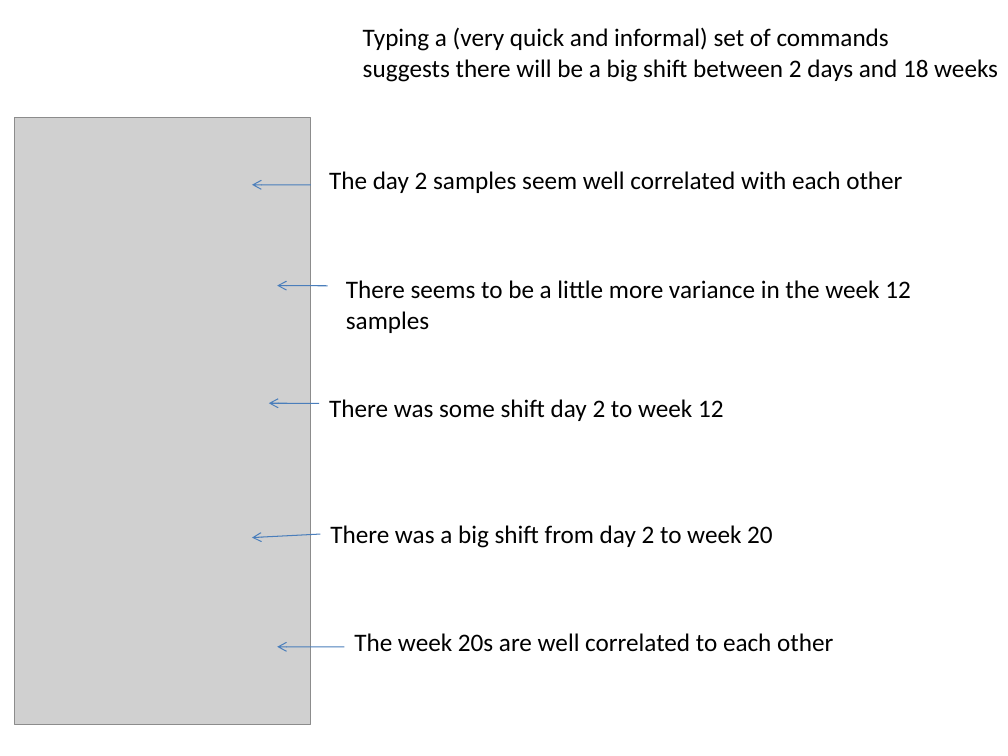
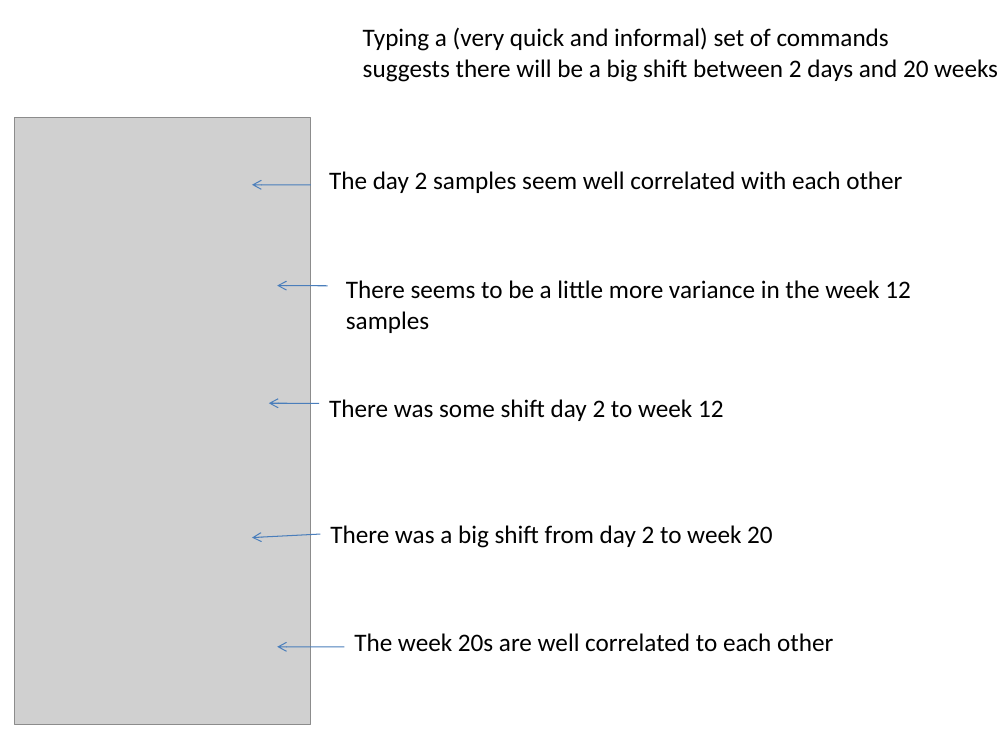
Before and after one commit to afodor/afodor.github.io, a slide deck: slide 22 of classes/stats2015/Lecture11.pptx. Drawn at 1008x756 pixels with LibreOffice and Linux fonts; fonts in the diff are those of the drawing; grey boxes stand for pictures. Boxes give left, top, right and bottom in pixels: in the first picture for what was removed or moved away, otherwise in the second. Text is boxed around its words. In the diff, an @@ line names an element or a change of style, - is before the commit and + after.

```diff
--- a/classes/stats2015/Lecture11.pptx
+++ b/classes/stats2015/Lecture11.pptx
@@ text at bbox=[363, 59, 998, 82]: text changed @@
-suggests there will be a big shift between 2 days and 18 weeks
+suggests there will be a big shift between 2 days and 20 weeks
```
Also in this commit, not shown: 2 other slides changed.
